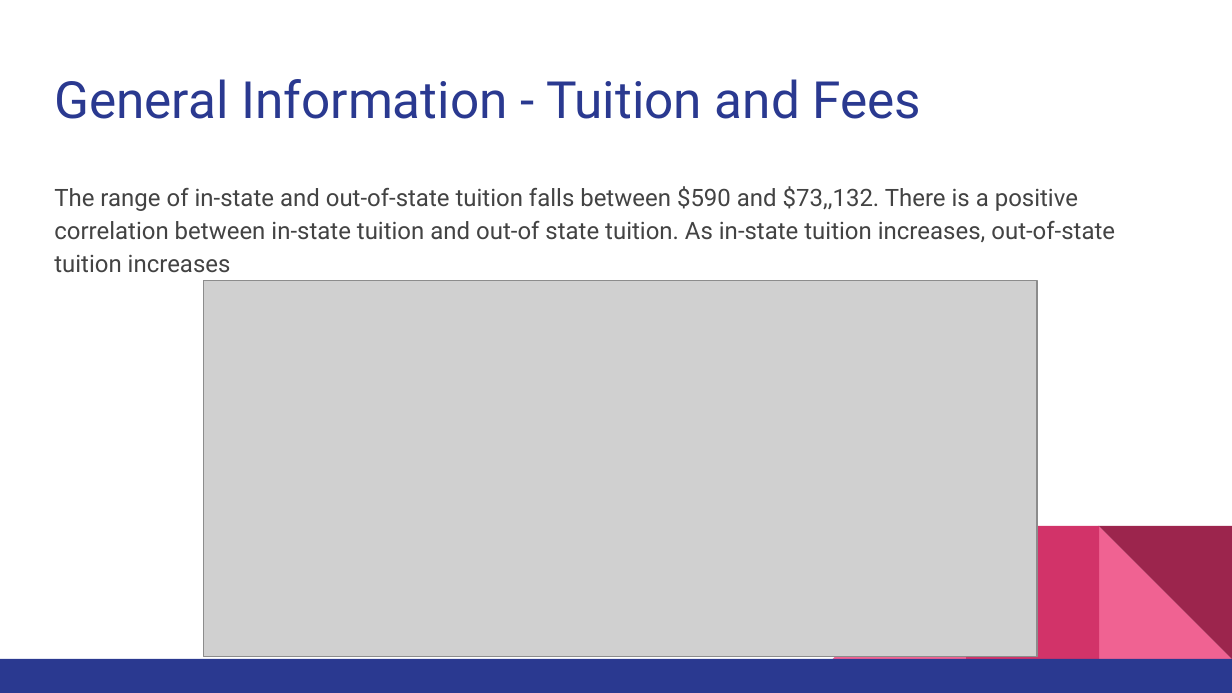
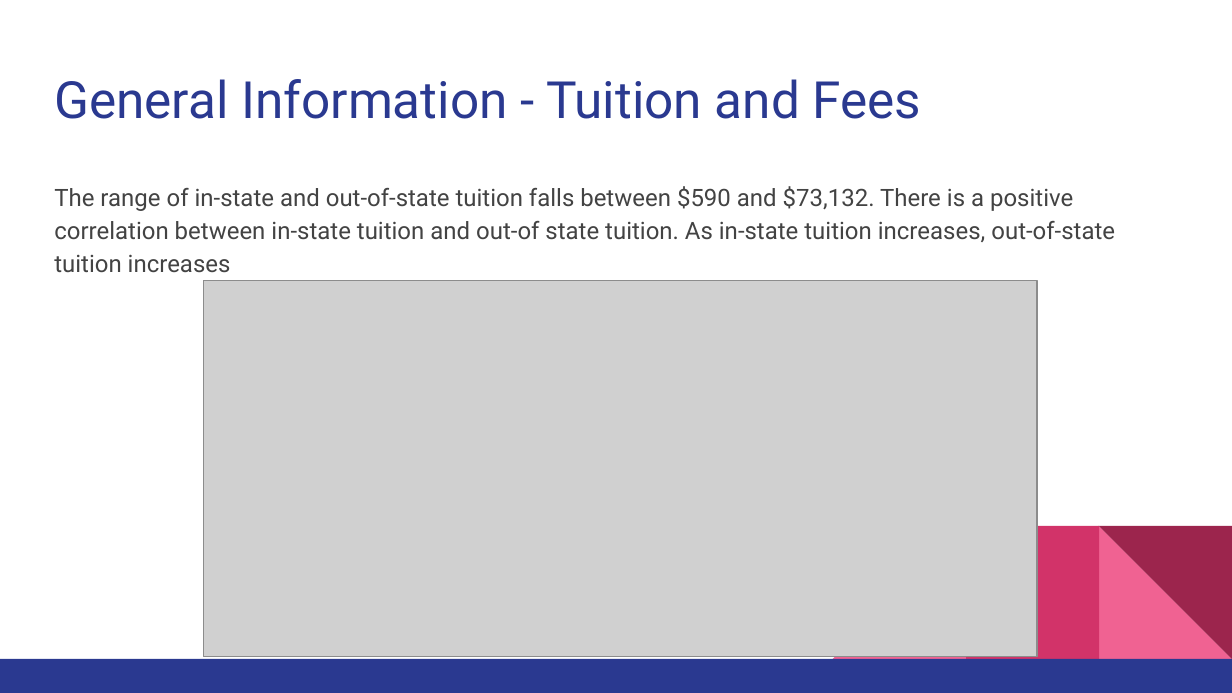
Before and after one commit to brooksrelyt/infm600, a slide deck: slide 9 of College Scorecard Analysis Project/College Selection Model Presentation.pptx (slide 8 before the commit). Drawn at 1232x693 pixels with LibreOffice and Linux fonts; fonts in the diff are those of the drawing; grey boxes stand for pictures. Boxes give left, top, right and bottom in pixels: in the first picture for what was removed or moved away, otherwise in the second. Text is boxed around its words. In the diff, an @@ line names an element or a change of style, - is before the commit and + after.

```diff
--- a/College Scorecard Analysis Project/College Selection Model Presentation.pptx
+++ b/College Scorecard Analysis Project/College Selection Model Presentation.pptx
@@ text at [54,186,1115,273]: text changed @@
-The range of in-state and out-of-state tuition falls between $590 and $73,,132. There is a positive correlation between in-state tuition and out-of state tuition. As in-state tuition increases, out-of-state tuition increases
+The range of in-state and out-of-state tuition falls between $590 and $73,132. There is a positive correlation between in-state tuition and out-of state tuition. As in-state tuition increases, out-of-state tuition increases
```
Also in this commit, not shown: 11 other slides changed, 5 slides added, 4 slides removed.
